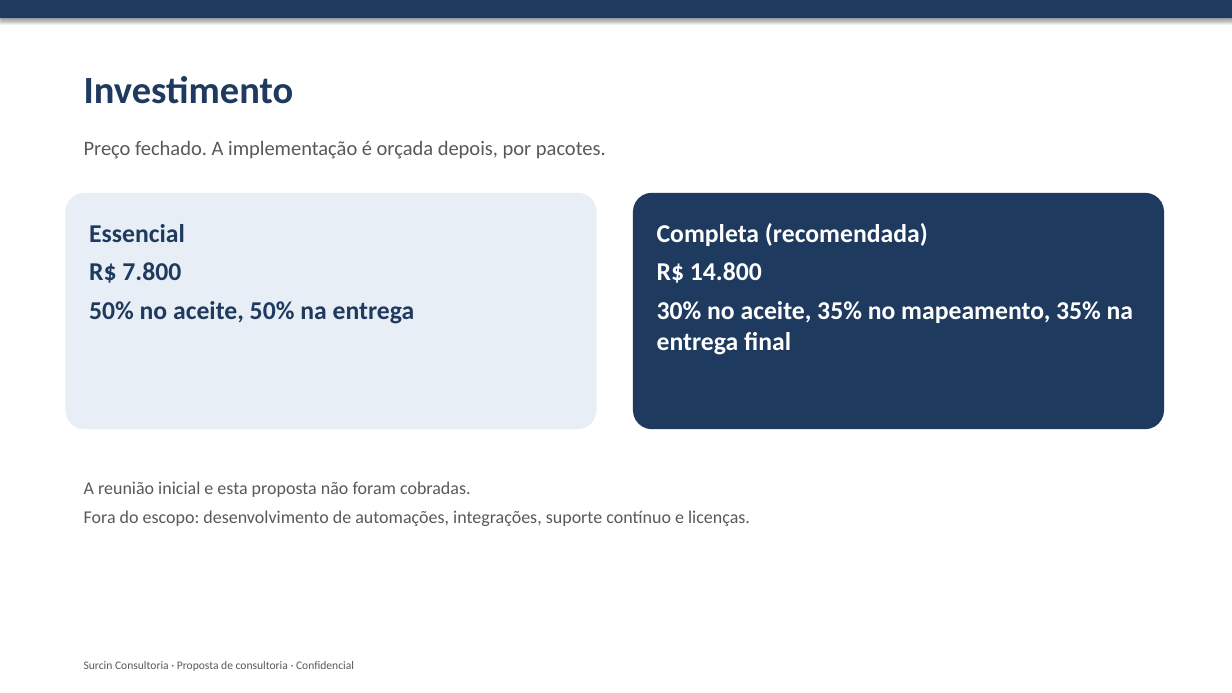
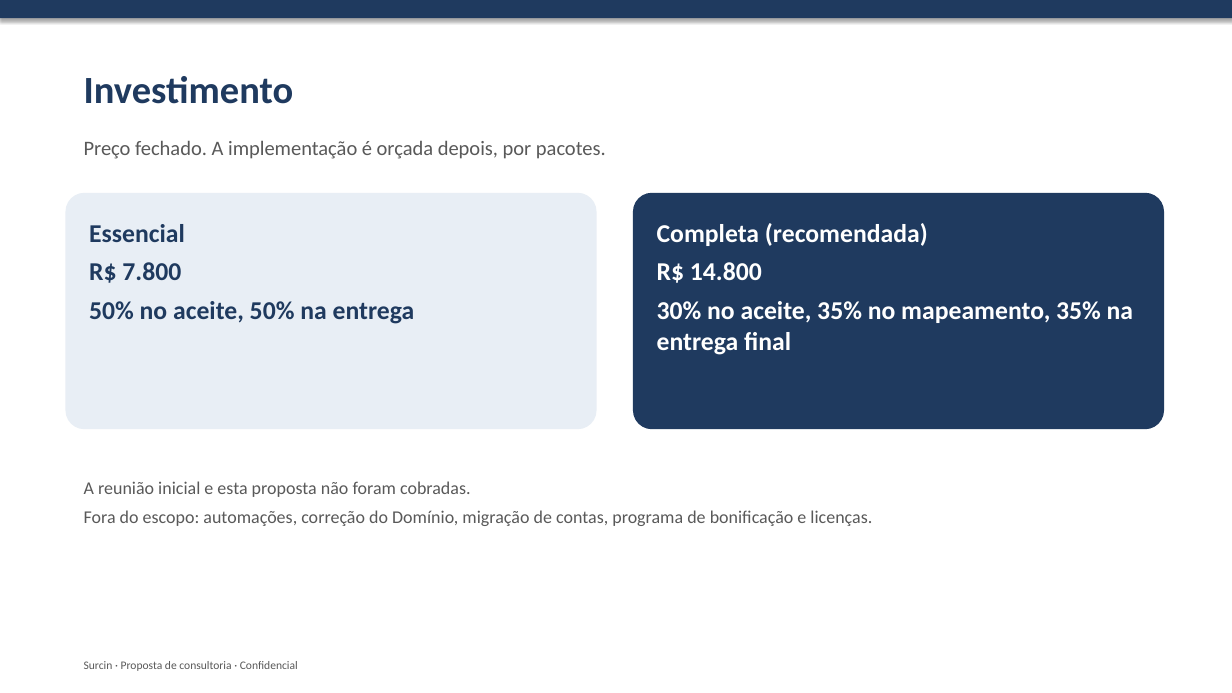
Before and after one commit to rromao-DS/Sourcin-Consultoria, a slide deck: slide 8 of proposta-surcin/06-apresentacao-proposta.pptx (slide 7 before the commit). Drawn at 1232x693 pixels with LibreOffice and Linux fonts; fonts in the diff are those of the drawing. Boxes give left, top, right and bottom in pixels: in the first picture for what was removed or moved away, otherwise in the second. Text is boxed around its words. In the diff, an @@ line names an element or a change of style, - is before the commit and + after.

```diff
--- a/proposta-surcin/06-apresentacao-proposta.pptx
+++ b/proposta-surcin/06-apresentacao-proposta.pptx
@@ text at (x1=84, y1=510, x2=872, y2=526): text changed @@
-Fora do escopo: desenvolvimento de automações, integrações, suporte contínuo e licenças.
+Fora do escopo: automações, correção do Domínio, migração de contas, programa de bonificação e licenças.
@@ text at (x1=84, y1=661, x2=298, y2=671): text changed @@
-Surcin Consultoria · Proposta de consultoria · Confidencial
+Surcin · Proposta de consultoria · Confidencial
```
Also in this commit, not shown: 4 other slides changed, 4 slides added, 3 slides removed, 7 other files.
